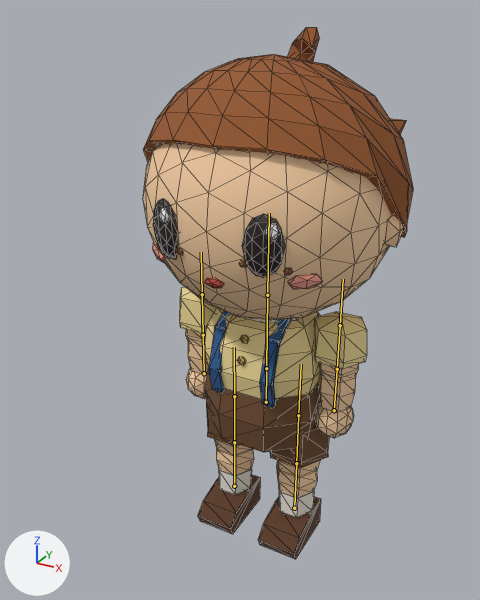
Before and after pictures for a commit that changed the glTF model packages/client/public/models/npc-toby.glb.
Both versions are drawn from a 50 mm lens placed at (0.593, -1.178, 1.192), pointed at (-0.027, -0.05, 0.628). Every picture has the same lights, and +X, +Y and +Z are marked at lower left. The first picture is the older version. The bones that bend it are drawn over the model as lines. Mesh edges are drawn as thin lines.

In view in the first picture: 'NpcTobyBody'.
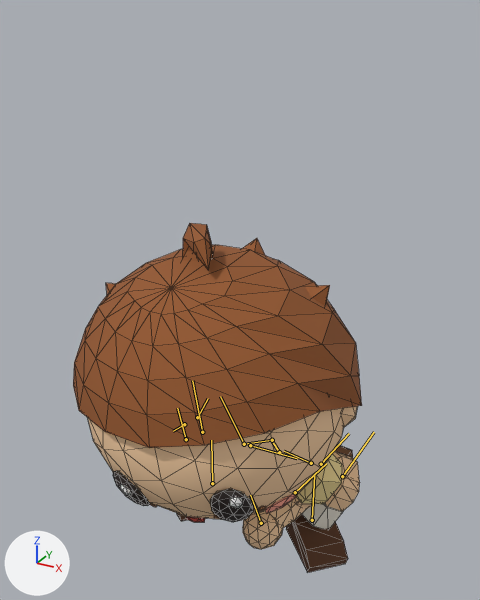
The newer file adds an action. The first version stands in its rest pose; the second is drawn at frame 60 of the action 'Find'.

The change, as JSON lines over the scene's bpy script:
```json
{"block": "bone_hips", "where": "bone_hips = bpy.data.objects['NpcToby'].pose.bones['Hips']"}
{"op": "set", "path": "bone_hips.location", "old": "(0.0, 0.0, 0.0)", "new": "(0.0, -0.2, -0.085)"}
{"op": "set", "path": "bone_hips.rotation_quaternion", "old": "(1.0, 0.0, 0.0, 0.0)", "new": "(0.951, 0.309, 0.025, -0.008)", "note": "degrees (0, 0, 0) -> degrees (36, 3, 0)"}
{"block": "bone_chest", "where": "bone_chest = bpy.data.objects['NpcToby'].pose.bones['Chest']  # child of 'Hips'"}
{"op": "set", "path": "bone_chest.rotation_quaternion", "old": "(1.0, 0.0, 0.0, 0.0)", "new": "(0.978, 0.208, 0.0, 0.0)", "note": "degrees (0, 0, 0) -> degrees (24, 0, 0)"}
{"block": "bone_head", "where": "bone_head = bpy.data.objects['NpcToby'].pose.bones['Head']  # child of 'Chest'"}
{"op": "set", "path": "bone_head.rotation_quaternion", "old": "(1.0, 0.0, 0.0, 0.0)", "new": "(0.954, -0.292, 0.067, 0.02)", "note": "degrees (0, 0, 0) -> degrees (-34, 8, 0)"}
{"block": "bone_upperarml", "where": "bone_upperarml = bpy.data.objects['NpcToby'].pose.bones['UpperArmL']  # child of 'Chest'"}
{"op": "set", "path": "bone_upperarml.rotation_quaternion", "old": "(1.0, 0.0, 0.0, 0.0)", "new": "(0.794, -0.541, -0.216, -0.176)", "note": "degrees (0, 0, 0) -> degrees (-68, -32, -3)"}
{"block": "bone_forearml", "where": "bone_forearml = bpy.data.objects['NpcToby'].pose.bones['ForeArmL']  # child of 'UpperArmL'"}
{"op": "set", "path": "bone_forearml.rotation_quaternion", "old": "(1.0, 0.0, 0.0, 0.0)", "new": "(0.867, -0.498, 0.0, 0.0)", "note": "degrees (0, 0, 0) -> degrees (-60, 0, 0)"}
{"block": "bone_handl", "where": "bone_handl = bpy.data.objects['NpcToby'].pose.bones['HandL']  # child of 'ForeArmL'"}
{"op": "set", "path": "bone_handl.rotation_quaternion", "old": "(1.0, 0.0, 0.0, 0.0)", "new": "(0.672, 0.697, -0.11, 0.225)", "note": "degrees (0, 0, 0) -> degrees (90, -27, 10)"}
{"block": "bone_upperarmr", "where": "bone_upperarmr = bpy.data.objects['NpcToby'].pose.bones['UpperArmR']  # child of 'Chest'"}
{"op": "set", "path": "bone_upperarmr.rotation_quaternion", "old": "(1.0, 0.0, 0.0, 0.0)", "new": "(0.285, -0.196, 0.24, 0.907)", "note": "degrees (0, 0, 0) -> degrees (22, 30, 151)"}
{"block": "bone_forearmr", "where": "bone_forearmr = bpy.data.objects['NpcToby'].pose.bones['ForeArmR']  # child of 'UpperArmR'"}
{"op": "set", "path": "bone_forearmr.rotation_quaternion", "old": "(1.0, 0.0, 0.0, 0.0)", "new": "(0.921, -0.39, 0.0, 0.0)", "note": "degrees (0, 0, 0) -> degrees (-46, 0, 0)"}
{"block": "bone_handr", "where": "bone_handr = bpy.data.objects['NpcToby'].pose.bones['HandR']  # child of 'ForeArmR'"}
{"op": "set", "path": "bone_handr.rotation_quaternion", "old": "(1.0, 0.0, 0.0, 0.0)", "new": "(0.219, 0.259, 0.466, -0.817)", "note": "degrees (0, 0, 0) -> degrees (-56, 39, -171)"}
{"block": "bone_thighl", "where": "bone_thighl = bpy.data.objects['NpcToby'].pose.bones['ThighL']  # child of 'Hips'"}
{"op": "set", "path": "bone_thighl.rotation_quaternion", "old": "(1.0, 0.0, 0.0, 0.0)", "new": "(-0.146, 0.893, -0.426, -0.019)", "note": "degrees (0, 0, 0) -> degrees (-166, 9, -50)"}
{"block": "bone_shinl", "where": "bone_shinl = bpy.data.objects['NpcToby'].pose.bones['ShinL']  # child of 'ThighL'"}
{"op": "set", "path": "bone_shinl.rotation_quaternion", "old": "(1.0, 0.0, 0.0, 0.0)", "new": "(-0.54, -0.842, 0.0, 0.0)", "note": "degrees (0, 0, 0) -> degrees (115, 0, 0)"}
{"block": "bone_footl", "where": "bone_footl = bpy.data.objects['NpcToby'].pose.bones['FootL']  # child of 'ShinL'"}
{"op": "set", "path": "bone_footl.rotation_quaternion", "old": "(1.0, 0.0, 0.0, 0.0)", "new": "(0.963, -0.012, 0.003, 0.269)", "note": "degrees (0, 0, 0) -> degrees (-1, 1, 31)"}
{"block": "bone_thighr", "where": "bone_thighr = bpy.data.objects['NpcToby'].pose.bones['ThighR']  # child of 'Hips'"}
{"op": "set", "path": "bone_thighr.rotation_quaternion", "old": "(1.0, 0.0, 0.0, 0.0)", "new": "(-0.133, 0.883, 0.444, 0.081)", "note": "degrees (0, 0, 0) -> degrees (-170, -15, 52)"}
{"block": "bone_shinr", "where": "bone_shinr = bpy.data.objects['NpcToby'].pose.bones['ShinR']  # child of 'ThighR'"}
{"op": "set", "path": "bone_shinr.rotation_quaternion", "old": "(1.0, 0.0, 0.0, 0.0)", "new": "(-0.513, -0.858, 0.0, 0.0)", "note": "degrees (0, 0, 0) -> degrees (118, 0, 0)"}
{"block": "bone_footr", "where": "bone_footr = bpy.data.objects['NpcToby'].pose.bones['FootR']  # child of 'ShinR'"}
{"op": "set", "path": "bone_footr.rotation_quaternion", "old": "(1.0, 0.0, 0.0, 0.0)", "new": "(0.971, -0.032, -0.008, -0.238)", "note": "degrees (0, 0, 0) -> degrees (-3, -2, -28)"}
```

Boxes [x1, y1, x2, y2] around the edits, measured in the pictures (480 x 600 px):
```json
{"object": "NpcTobyBody", "change": "posed", "before": [143, 27, 413, 559], "after": [73, 223, 362, 573], "on screen": "7% wider, 34% shorter"}
{"bone": "Hips", "before": "(266, 402) to (266, 370)", "after": "(279, 452) to (272, 441)"}
{"bone": "Chest", "before": "(266, 368) to (267, 295)", "after": "(272, 440) to (244, 444)"}
{"bone": "Head", "before": "(267, 295) to (269, 213)", "after": "(244, 444) to (220, 396)"}
{"bone": "UpperArmL", "before": "(340, 325) to (343, 279)", "after": "(321, 464) to (349, 433)"}
{"bone": "ForeArmL", "before": "(337, 369) to (340, 325)", "after": "(295, 492) to (326, 463)"}
{"bone": "HandL", "before": "(334, 410) to (337, 369)", "after": "(261, 523) to (250, 495)"}
{"bone": "UpperArmR", "before": "(202, 294) to (201, 252)", "after": "(184, 424) to (173, 431)"}
{"bone": "ForeArmR", "before": "(203, 335) to (202, 294)", "after": "(197, 417) to (208, 398)"}
{"bone": "HandR", "before": "(204, 373) to (203, 335)", "after": "(186, 439) to (177, 408)"}
{"bone": "ThighL", "before": "(298, 415) to (301, 364)", "after": "(311, 463) to (284, 451)"}
{"bone": "ShinL", "before": "(296, 463) to (298, 415)", "after": "(342, 476) to (374, 432)"}
{"bone": "FootL", "before": "(294, 508) to (296, 463)", "after": "(312, 520) to (314, 474)"}
{"bone": "ThighR", "before": "(234, 396) to (234, 347)", "after": "(250, 445) to (297, 458)"}
{"bone": "ShinR", "before": "(234, 442) to (234, 396)", "after": "(202, 432) to (192, 380)"}
{"bone": "FootR", "before": "(234, 486) to (234, 442)", "after": "(212, 483) to (211, 440)"}
```
